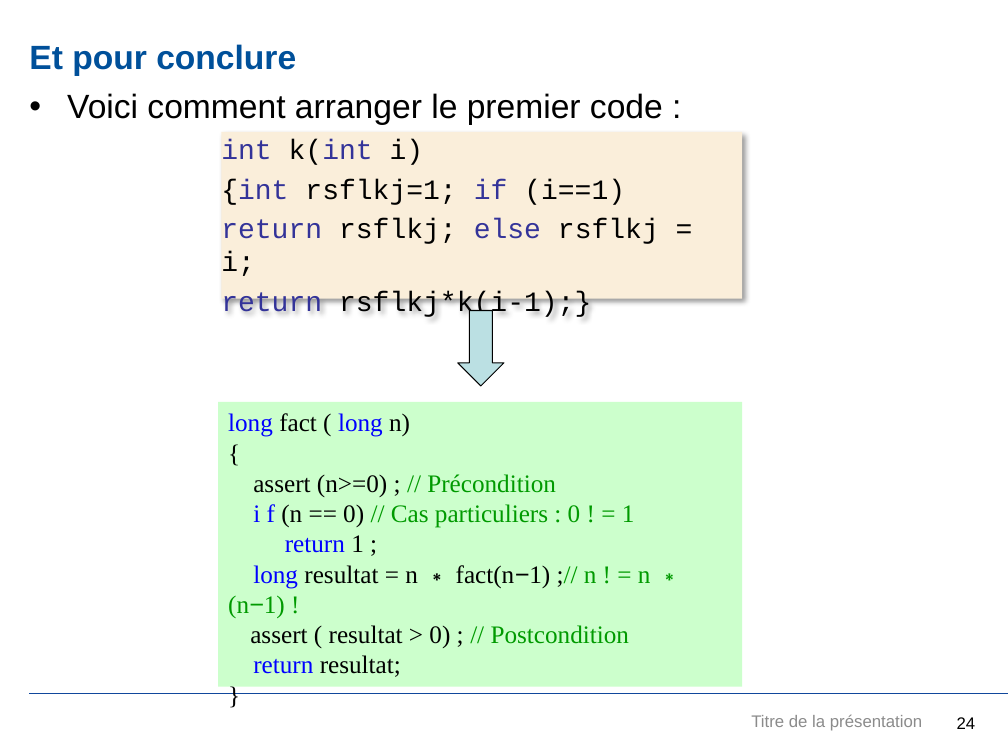
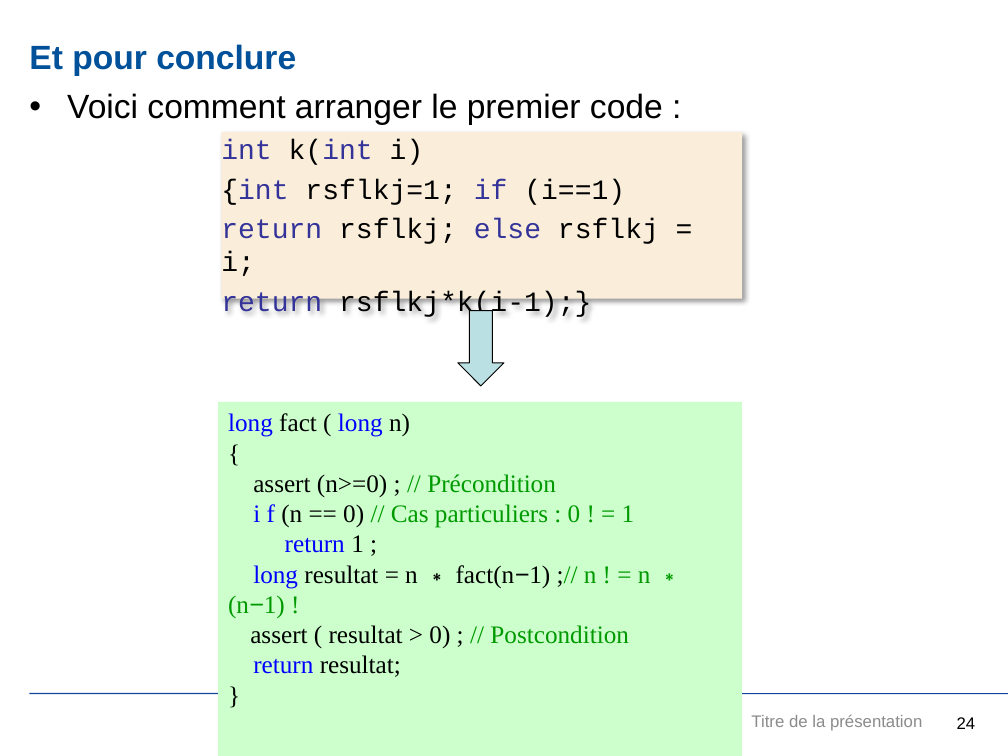
Before and after one commit to JuvignyEnsta/C-2020, a slide deck: slide 24 of Transparents/InitiationCpp.pptx. Drawn at 1008x756 pixels with LibreOffice and Linux fonts; fonts in the diff are those of the drawing; background and template pictures are left out. Boxes give left, top, right and bottom in pixels: in the first picture for what was removed or moved away, otherwise in the second. Text is boxed around its words. In the diff, an @@ line names an element or a change of style, - is before the commit and + after.

```diff
--- a/Transparents/InitiationCpp.pptx
+++ b/Transparents/InitiationCpp.pptx
@@ rectangle "long fact ( long n)": place and size @@
-rectangle "long fact ( long n)" at <box>219,402,743,687</box>
+rectangle "long fact ( long n)" at <box>218,402,742,756</box>
@@ text "Titre de la présentation" at <box>751,715,922,731</box>: text colour #8C8C8C to #8B8B8B @@
```
Also in this commit, not shown: 59 other slides changed, 37 slides added, 20 other files.
